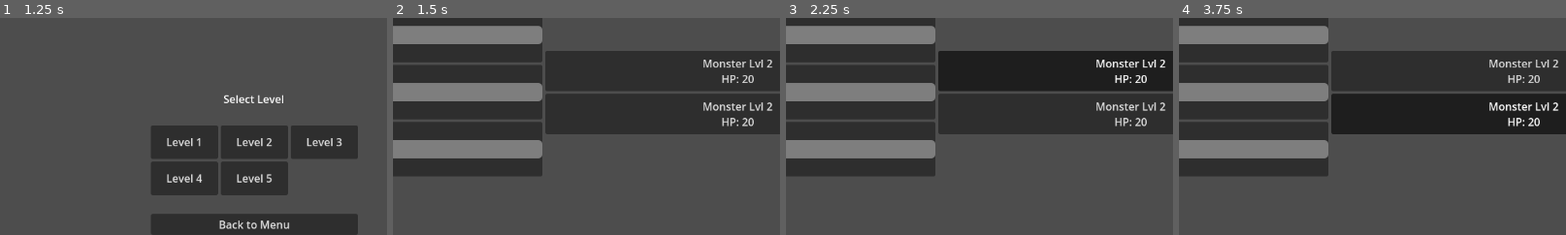
Above: before the commit, frames 1-4 (left to right).
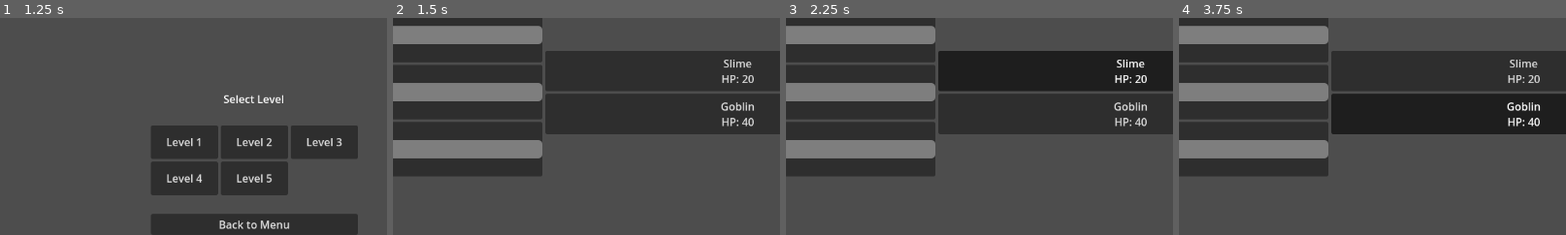
Above: after the commit, the same moments.

Repository: BautistaBravo/ReinosLowScope
Game: Godot game, scene res://scenes/MainMenu.tscn
The game is run twice, just before and just after one commit, with the same random seed, the same clock (stepped at 60 frames per second) and the same inputs.
Inputs (mouse positions are % of the whole screen's width and height, from its top left):
- Up to frame 1 (1.25 s): click "New Game" at 0.5 s
- Up to frame 2 (1.5 s): click "Level 2" at 1.25 s
- Up to frame 3 (2.25 s): click (75, 45) at 2 s, where only the run before the commit has a clickable "Monster Lvl 2 HP: 20"
- Up to frame 4 (3.75 s): click (75, 45) at 2.75 s, where only the run after the commit has a clickable "Slime HP: 20"; click (75, 55) at 3.5 s, where only the run before the commit has a clickable "Monster Lvl 2 HP: 20"
The pictures show only the part of the screen within x 31-80%, y 33-83%; the shares and areas given below are measured in that part.

Frame 1 is identical in both runs. In frame 2, 0.8% of the frame differs, in the area x 80-98%, y 19-50%; in frame 3, 0.9%; in frame 4, 0.9%.

Commit message:
Implement data-driven enemies and levels
- Added `data/enemies.json` defining enemy stats and AI types.
- Added `data/levels.json` defining enemy compositions per level.
- Updated `GameManager` to load JSON data and serve it to the game.
- Updated `Combat` to use loaded enemy data and implement basic AI behaviors (random, focus_weak, aggressive).
- Updated `DOCUMENTATION.md` to reflect the new data structures and AI logic.

Diff:
--- /dev/null
+++ b/data/enemies.json
@@ -0,0 +1,38 @@
+{
+    "slime": {
+        "name": "Slime",
+        "hp": 20,
+        "max_hp": 20,
+        "damage": 2,
+        "speed": 10.0,
+        "xp_reward": 10,
+        "ai_type": "random"
+    },
+    "goblin": {
+        "name": "Goblin",
+        "hp": 40,
+        "max_hp": 40,
+        "damage": 5,
+        "speed": 15.0,
+        "xp_reward": 25,
+        "ai_type": "focus_weak"
+    },
+    "orc": {
+        "name": "Orc",
+        "hp": 80,
+        "max_hp": 80,
+        "damage": 10,
+        "speed": 8.0,
+        "xp_reward": 50,
+        "ai_type": "aggressive"
+    },
+    "dragon": {
+        "name": "Dragon",
+        "hp": 200,
+        "max_hp": 200,
+        "damage": 20,
+        "speed": 12.0,
+        "xp_reward": 500,
+        "ai_type": "boss"
+    }
+}
--- /dev/null
+++ b/data/levels.json
@@ -0,0 +1,7 @@
+{
+    "1": ["slime", "slime"],
+    "2": ["slime", "goblin"],
+    "3": ["goblin", "goblin", "slime"],
+    "4": ["orc", "goblin"],
+    "5": ["dragon"]
+}
--- a/scripts/globals/GameManager.gd
+++ b/scripts/globals/GameManager.gd
@@ -1,16 +1,44 @@
 extends Node
 
 const SAVE_PATH = "user://savegame.json"
+const ENEMIES_DATA_PATH = "res://data/enemies.json"
+const LEVELS_DATA_PATH = "res://data/levels.json"
 
 # Party structure: Array of Dictionaries
 # { "name": String, "level": int, "xp": int, "hp": int, "max_hp": int }
 var party = []
 var selected_level = 1
 
+var enemy_database = {}
+var level_database = {}
+
 func _ready():
-	# If we start the game without loading, we might want a default party or empty.
-	# But usually New Game triggers _init_default_party
-	pass
+	_load_static_data()
+
+func _load_static_data():
+	# Load Enemies
+	if FileAccess.file_exists(ENEMIES_DATA_PATH):
+		var file = FileAccess.open(ENEMIES_DATA_PATH, FileAccess.READ)
+		var content = file.get_as_text()
+		var json = JSON.new()
+		if json.parse(content) == OK:
+			enemy_database = json.data
+		else:
+			push_error("Failed to parse enemies.json")
+	else:
+		push_error("enemies.json not found")
+
+	# Load Levels
+	if FileAccess.file_exists(LEVELS_DATA_PATH):
+		var file = FileAccess.open(LEVELS_DATA_PATH, FileAccess.READ)
+		var content = file.get_as_text()
+		var json = JSON.new()
+		if json.parse(content) == OK:
+			level_database = json.data
+		else:
+			push_error("Failed to parse levels.json")
+	else:
+		push_error("levels.json not found")
 
 func new_game():
 	_init_default_party()
@@ -54,24 +82,29 @@
 	return false
 
 func get_level_data(level_index):
-	# Return enemy configuration for the level
-	# Logic: Level N has N enemies (up to 5), stronger stats
 	var enemies = []
-	var count = clampi(level_index, 1, 5)
+	var str_index = str(level_index)
 
-	for i in range(count):
-		enemies.append({
-			"name": "Monster Lvl " + str(level_index),
-			"hp": 10 * level_index,
-			"max_hp": 10 * level_index,
-			"damage": 2 * level_index,
-			"xp_reward": 20 * level_index
-		})
+	if level_database.has(str_index):
+		var enemy_ids = level_database[str_index]
+		for id in enemy_ids:
+			if enemy_database.has(id):
+				# Duplicate dictionary to avoid reference issues during combat modifications
+				enemies.append(enemy_database[id].duplicate(true))
+			else:
+				push_warning("Enemy ID not found: " + id)
+	else:
+		# Fallback if level not defined
+		print("Level not found in DB, using fallback.")
+		enemies.append(enemy_database.get("slime", {
+			"name": "Fallback Slime", "hp": 10, "max_hp": 10, "damage": 1, "speed": 10, "xp_reward": 5, "ai_type": "random"
+		}).duplicate(true))
+
 	return enemies
 
 func heal_party(amount):
 	for member in party:
-		if member["hp"] > 0: # Only heal alive members? Or resurrect? Assuming alive.
+		if member["hp"] > 0:
 			member["hp"] = min(member["hp"] + amount, member["max_hp"])
 
 func damage_party_member(index, amount):
@@ -81,11 +114,10 @@
 
 func gain_party_xp(amount):
 	for member in party:
-		if member["hp"] > 0: # Only survivors gain XP? Prompt doesn't specify. giving to all.
+		if member["hp"] > 0:
 			member["xp"] += amount
-			# Level up logic: Level * 100 XP required
 			while member["xp"] >= member["level"] * 100:
 				member["xp"] -= member["level"] * 100
 				member["level"] += 1
 				member["max_hp"] += 5
-				member["hp"] = member["max_hp"] # Full heal on level up
+				member["hp"] = member["max_hp"]
--- a/scripts/scenes/Combat.gd
+++ b/scripts/scenes/Combat.gd
@@ -11,7 +11,6 @@
 var selected_enemy_index = -1
 var enemies_data = [] # Local copy of enemy data for the battle
 var enemy_atb_gauges = [] # Array of floats (0 to 100)
-var enemy_speeds = [] # How fast they charge
 var is_combat_active = true
 
 # UI References
@@ -100,7 +99,6 @@
 		hp_bar.max_value = member["max_hp"]
 		hp_bar.value = member["hp"]
 		hp_bar.custom_minimum_size = Vector2(100, 10)
-		# Green style for HP could be added but using default for now
 		vbox.add_child(hp_bar)
 
 		var hp_text = Label.new()
@@ -110,10 +108,8 @@
 func _load_enemies():
 	enemies_data = GameManager.get_level_data(GameManager.selected_level)
 	enemy_atb_gauges = []
-	enemy_speeds = []
 	for e in enemies_data:
 		enemy_atb_gauges.append(0.0)
-		enemy_speeds.append(randf_range(10.0, 20.0)) # Random speed
 
 	_refresh_enemy_ui()
 
@@ -124,7 +120,7 @@
 	for i in range(enemies_data.size()):
 		var enemy = enemies_data[i]
 		if enemy["hp"] <= 0:
-			continue # Don't show dead enemies
+			continue
 
 		var btn = Button.new()
 		btn.toggle_mode = true
@@ -136,7 +132,7 @@
 
 func _on_enemy_selected(index):
 	selected_enemy_index = index
-	_refresh_enemy_ui() # To update selection visual state
+	_refresh_enemy_ui()
 
 func _process(delta):
 	if not is_combat_active:
@@ -149,24 +145,45 @@
 	# Process Enemies
 	for i in range(enemies_data.size()):
 		if enemies_data[i]["hp"] > 0:
-			enemy_atb_gauges[i] += enemy_speeds[i] * delta
+			var speed = enemies_data[i].get("speed", 10.0)
+			enemy_atb_gauges[i] += speed * delta
 			if enemy_atb_gauges[i] >= 100.0:
 				enemy_atb_gauges[i] = 0.0
 				_enemy_attack(i)
 
 func _enemy_attack(enemy_idx):
-	# Attack random alive party member
+	var ai_type = enemies_data[enemy_idx].get("ai_type", "random")
+	var target_idx = -1
+
 	var alive_indices = []
 	for i in range(GameManager.party.size()):
 		if GameManager.party[i]["hp"] > 0:
 			alive_indices.append(i)
 
-	if alive_indices.size() > 0:
-		var target_idx = alive_indices.pick_random()
-		var dmg = 2 # Fixed damage for now
-		if "damage" in enemies_data[enemy_idx]:
-			dmg = enemies_data[enemy_idx]["damage"]
-
+	if alive_indices.size() == 0:
+		return # No one to attack
+
+	# AI Logic
+	if ai_type == "focus_weak":
+		var lowest_hp = 9999
+		for i in alive_indices:
+			if GameManager.party[i]["hp"] < lowest_hp:
+				lowest_hp = GameManager.party[i]["hp"]
+				target_idx = i
+	elif ai_type == "aggressive":
+		# Attack random, but maybe could imply higher damage logic elsewhere.
+		# For now, same as random but we could prioritize highest HP to whittle down?
+		# Let's say Aggressive attacks highest HP.
+		var highest_hp = -1
+		for i in alive_indices:
+			if GameManager.party[i]["hp"] > highest_hp:
+				highest_hp = GameManager.party[i]["hp"]
+				target_idx = i
+	else: # random
+		target_idx = alive_indices.pick_random()
+
+	if target_idx != -1:
+		var dmg = enemies_data[enemy_idx].get("damage", 2)
 		GameManager.damage_party_member(target_idx, dmg)
 		log_label.text = enemies_data[enemy_idx]["name"] + " hits " + GameManager.party[target_idx]["name"] + " for " + str(dmg)
 		_refresh_party_ui()
Not shown, changed: DOCUMENTATION.md
Not shown, removed: NEXT STEPS
